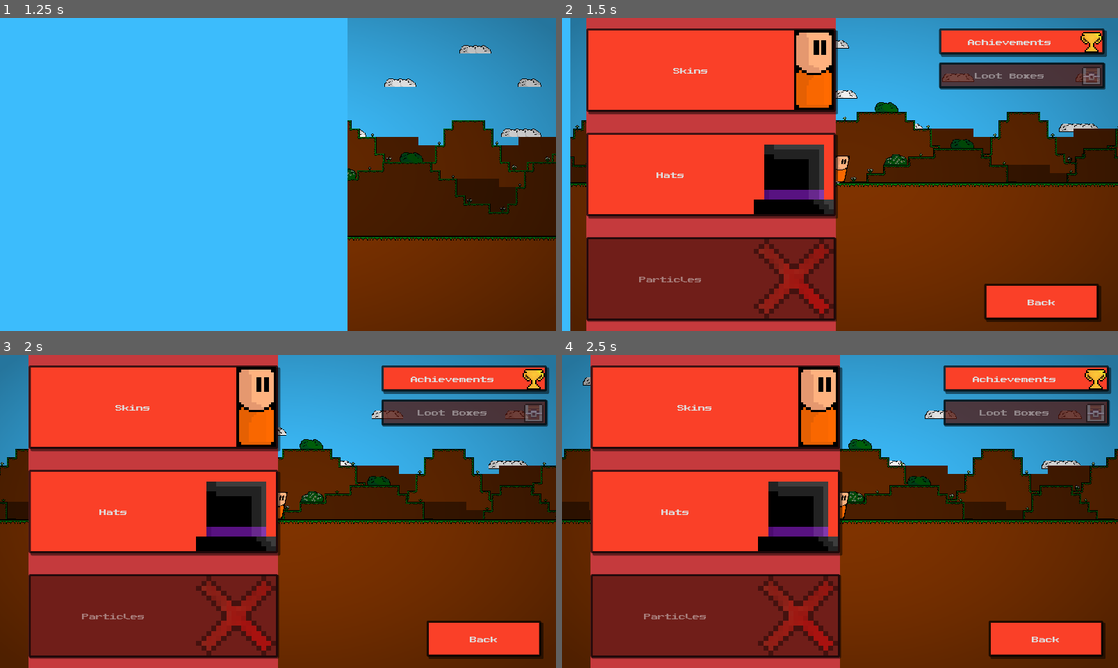
Above: before the commit, frames 1-4 (two rows, left to right).
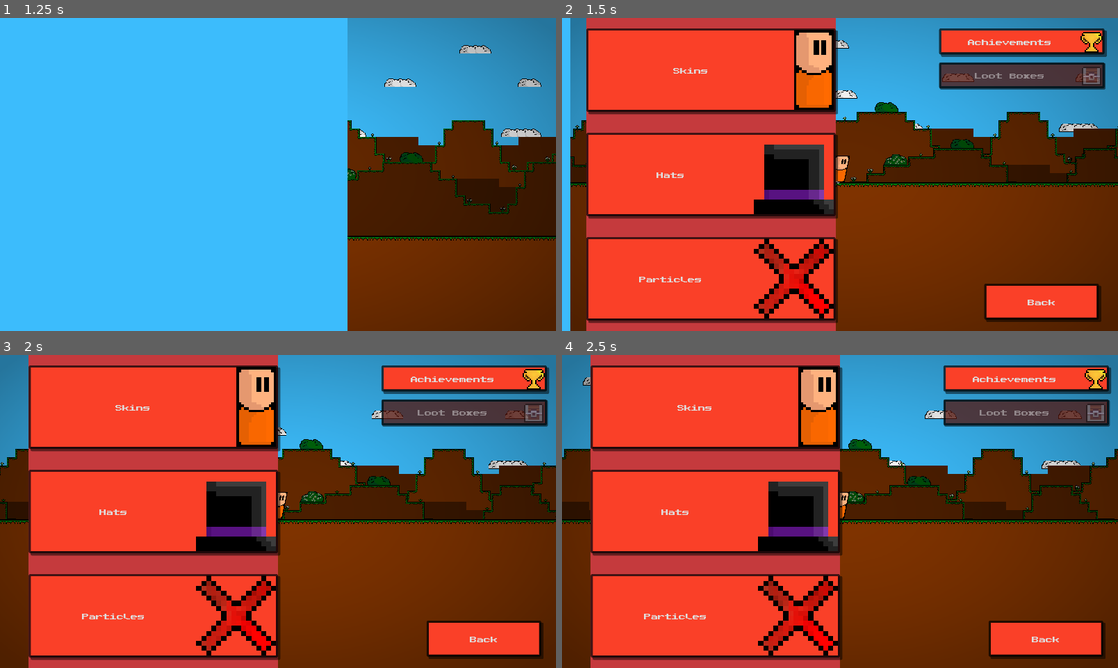
Above: after the commit, the same moments.

Repository: Killarexe/Little-Rage
Game: Godot game, scene res://scenes/uis/MainMenu.tscn
Same seed, same stepped clock (60 frames per second), same inputs: the game is played once before the commit and once after it.
Inputs (mouse positions are in pixels of both pictures, inside the frame that each line leads up to):
- Up to frame 1 (1.25 s): click "Collections" at 0.5 s
- Up to frame 2 (1.5 s): click "Back" at 1.25 s
- Up to frame 3 (2 s): no input
- Up to frame 4 (2.5 s): tap Enter at 2 s; move the mouse to (962, 495) at 2.02 s; press the mouse at (962, 495) at 2.03 s; hold Right (right) from 2.03 s (still down); tap Space (jump) at 2.27 s

Frame 1 is identical in both runs. In frame 2, 12% of the frame differs, in the area x 4-50%, y 70-98%; in frame 3, 12%; in frame 4, 12%.

Commit message:
Patch bugs

Diff:
--- a/data/skins/mario.tres
+++ b/data/skins/mario.tres
@@ -1,9 +1,11 @@
-[gd_resource type="Resource" script_class="PlayerSkin" load_steps=2 format=3 uid="uid://chspfhoxbdwgw"]
+[gd_resource type="Resource" script_class="PlayerSkin" load_steps=3 format=3 uid="uid://chspfhoxbdwgw"]
 
 [ext_resource type="Script" path="res://scripts/level/player/cosmetic/skin/PlayerSkin.gd" id="1_8nuah"]
+[ext_resource type="Texture2D" uid="uid://cgide80m3bqoc" path="res://assets/textures/player/skins/player_mario.png" id="2_uc1a0"]
 
 [resource]
 script = ExtResource("1_8nuah")
-name = ""
+name = "skin.mario"
 chance = 1
 is_hidden = false
+texture = ExtResource("2_uc1a0")
--- /dev/null
+++ b/scenes/bundles/levels/interaction_tiles/basic_interaction_tile.tscn
@@ -0,0 +1,26 @@
+[gd_scene load_steps=5 format=3 uid="uid://bsgmiptp8gmfy"]
+
+[ext_resource type="Texture2D" uid="uid://b0b34lhgbuxy5" path="res://assets/textures/tilesets/tileset.png" id="1_4cs37"]
+
+[sub_resource type="AtlasTexture" id="AtlasTexture_j15r3"]
+atlas = ExtResource("1_4cs37")
+region = Rect2(80, 32, 16, 16)
+
+[sub_resource type="RectangleShape2D" id="RectangleShape2D_dmnbk"]
+size = Vector2(16, 16)
+
+[sub_resource type="RectangleShape2D" id="RectangleShape2D_n3eg7"]
+size = Vector2(18, 18)
+
+[node name="InteractionTile" type="StaticBody2D"]
+
+[node name="TileTexture" type="Sprite2D" parent="."]
+texture = SubResource("AtlasTexture_j15r3")
+
+[node name="TileCollision" type="CollisionShape2D" parent="."]
+shape = SubResource("RectangleShape2D_dmnbk")
+
+[node name="TileArea" type="Area2D" parent="."]
+
+[node name="TileAreaCollision" type="CollisionShape2D" parent="TileArea"]
+shape = SubResource("RectangleShape2D_n3eg7")
--- a/scenes/uis/CollectionsMenu.tscn
+++ b/scenes/uis/CollectionsMenu.tscn
@@ -571,7 +571,6 @@
 [node name="ParticlesButton" type="Button" parent="CanvasLayer/MainMenu/SelectButtons/Buttons"]
 custom_minimum_size = Vector2(384, 192)
 layout_mode = 2
-disabled = true
 text = "button.particles"
 icon = ExtResource("5_thpgw")
 icon_alignment = 2
--- a/scripts/level/player/cosmetic/skin/PlayerSkinManager.gd
+++ b/scripts/level/player/cosmetic/skin/PlayerSkinManager.gd
@@ -26,9 +26,9 @@
 	if skin != null && !is_skin_unlocked(skin_id):
 		unlocked_skins.append(skin_id)
 		SaveManager.save()
-	if special:
-		PopUpFrame.set_on_pressed(func():SceneManager.change_scene("res://scenes/uis/ShopMenu.tscn"))
-		PopUpFrame.pop(TranslationServer.translate("message.popup.unlocked_skin") % TranslationServer.translate(skin.name), skin.texture)
+		if special:
+			PopUpFrame.set_on_pressed(func():SceneManager.change_scene("res://scenes/uis/ShopMenu.tscn"))
+			PopUpFrame.pop(TranslationServer.translate("message.popup.unlocked_skin") % TranslationServer.translate(skin.name), skin.texture)
 
 func is_skin_hidden(skin_id: String) -> bool:
 	return get_skin(skin_id).is_hidden
Not shown: 18 places in assets/style/default_theme.tres that only renumber resources
Not shown, changed: export_presets.cfg
